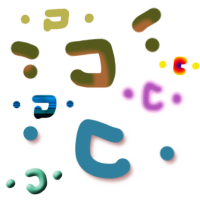
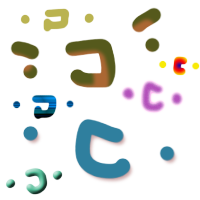
The second 200 × 200 image is a revision of the first. Changes to its layers:
pixels changed over bbox(5, 7, 200, 195) (layer not identified)
